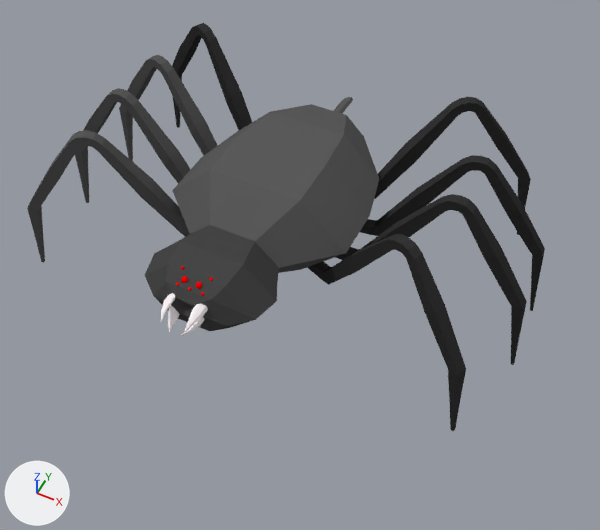
The Blender file Assets/Enemies/Spider2.blend, before and after one commit.
One viewpoint serves both versions: a 50 mm camera at (13.5, -16.4, 21.0) aimed at (4.5, 1.6, -1.5). The lights are fixed; the arrows at lower left show +X, +Y and +Z.
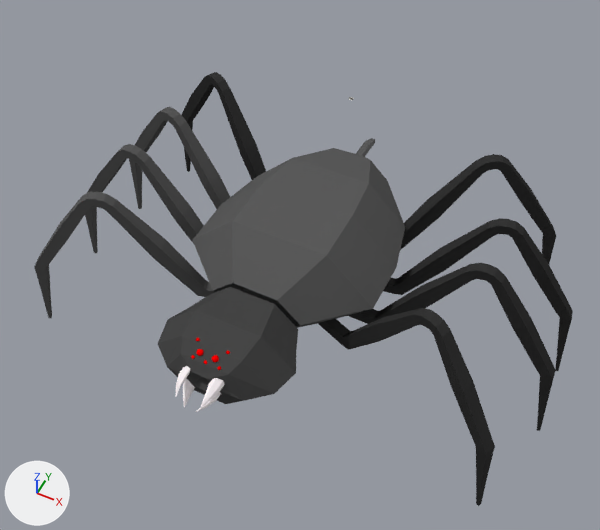
Commit message: Fixed spider again

What the commit changed:
me_cube has 54 vertices, 48 faces and spans x -3.21..6.69, y -3.5..3.5, z -1.75..1.75.
me_cube is used by ob_cube; location (2.82, 6.53, 0.0); rotation (0.0, 0.0, -1.571), in degrees (0, 0, -90).
me_cube part 1: the whole mesh is moved by (-0.49, 0.0, 0.03).
Object 'Cube.008' (ob_cube_008) moves from (4.61, 1.9, -1.34) to (6.25, 0.03, -1.94).
Object 'Cube.002' (ob_cube_002) moves from (2.82, 6.53, 0.0) to (4.45, 4.67, -0.6).
Object 'Cube.001' (ob_cube_001) moves from (2.82, 6.53, 0.0) to (4.45, 4.67, -0.6).
Object 'Icosphere' (ob_icosphere) moves from (3.34, -2.3, 1.07) to (4.98, -4.16, 0.47).
Object 'Cube' (ob_cube) moves from (2.82, 6.53, 0.0) to (4.45, 4.67, -0.6).

What differs and where, as boxes (x1, y1, x2, y2) in the pictures (600 x 530 px):
'Cube.008', moved: before (27, 23, 545, 431); after (34, 72, 573, 506)
'Cube', moved: before (172, 97, 379, 273); after (193, 138, 405, 328)
'Cube.001', moved: before (145, 225, 279, 331); after (158, 287, 298, 404)
'Cube.002', moved: before (161, 293, 208, 336); after (176, 366, 224, 412)
'Icosphere', moved: before (176, 266, 213, 296); after (191, 338, 230, 370)
